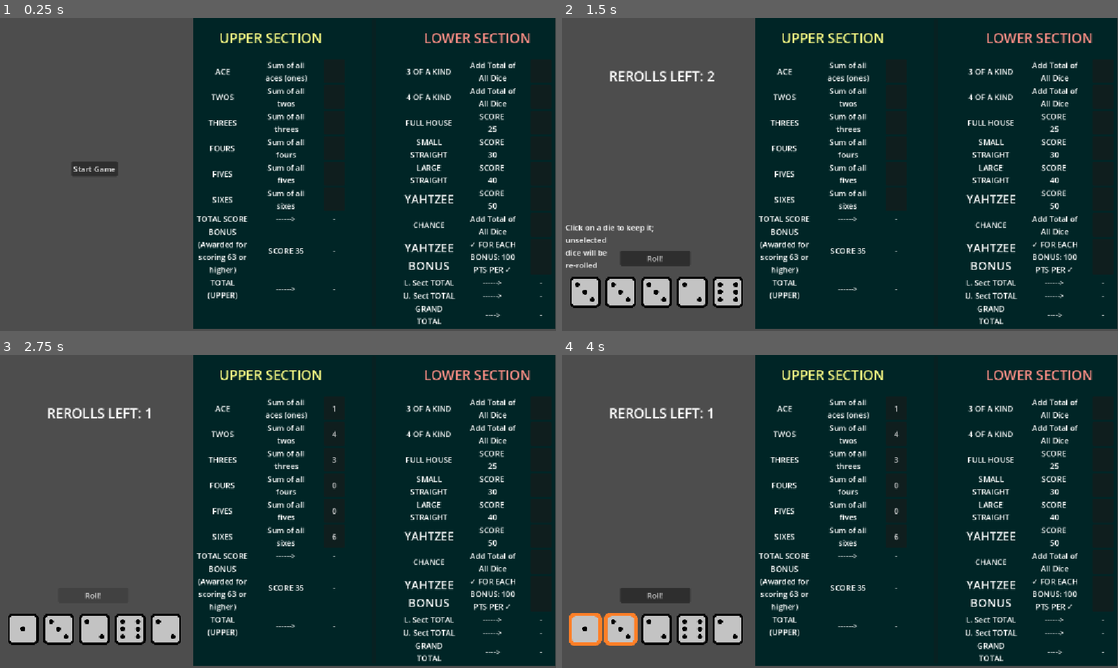
Above: before the commit, frames 1-4 (two rows, left to right).
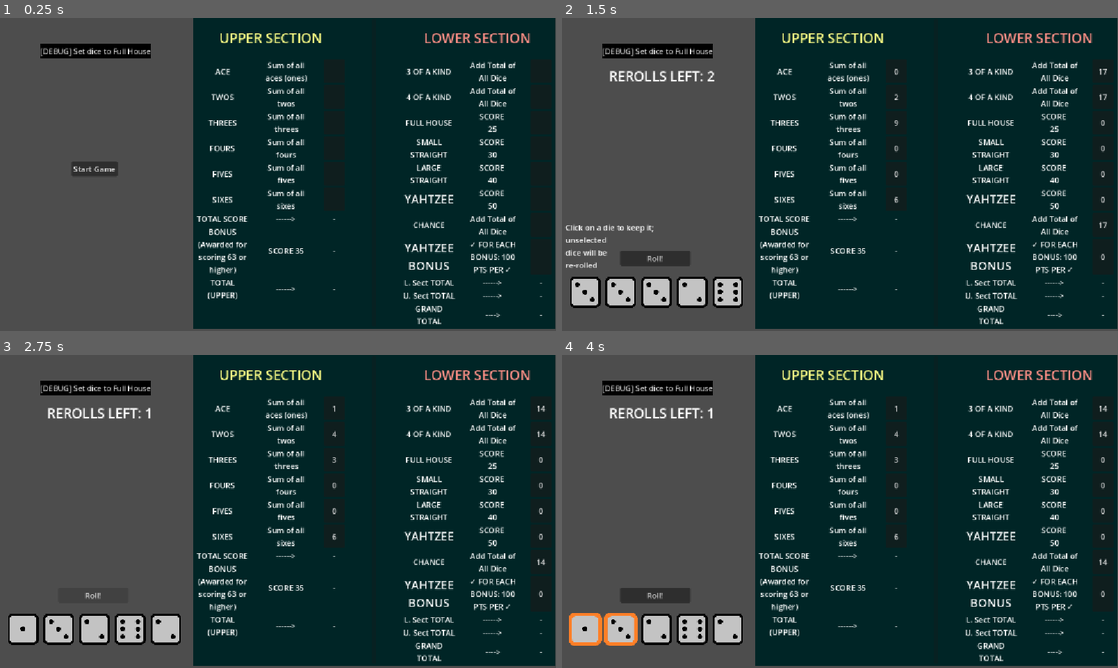
Above: after the commit, the same moments.

Repository: Cuppit/yahtzee
Game: Godot game, scene res://scenes/game_screen/game_screen.tscn
Same seed, same stepped clock (60 frames per second), same inputs: the game is played once before the commit and once after it.
Inputs (mouse positions are in pixels of both pictures, inside the frame that each line leads up to):
- Up to frame 1 (0.25 s): no input
- Up to frame 2 (1.5 s): click (656, 52) at 0.5 s, where only the run after the commit has a clickable "[DEBUG] Set dice to Full House"; click "Start Game" at 1.25 s
- Up to frame 3 (2.75 s): click "Roll!" at 2 s
- Up to frame 4 (4 s): click (584, 630) at 2.75 s; click (623, 630) at 3.5 s

The runs differ from the first frame. In frame 1, 0.8% of the frame differs, in the area x 7-28%, y 8-13%; in frame 2, 1.0%, in the area x 7-98%, y 8-78%; in frame 3, 1.0%; in frame 4, 1.0%.

Commit message:
More work on scoresheet functionality

Diff:
--- a/scenes/dice/dice.gd
+++ b/scenes/dice/dice.gd
@@ -9,6 +9,22 @@
 			vals.append(child.value)
 
 	return vals
+
+# Debug value manually sets the dice to a full house
+func debug_set_dice(to_set):
+	if to_set == "full_house":
+		var first_three = 3
+		for child in get_children():
+			if child is Die:
+				if first_three > 0:
+					child.value = 1
+					first_three -= 1
+				else:
+					child.value = 2
+	elif to_set == "yahtzee":
+		for child in get_children():
+			if child is Die:
+				child.value=6
 
 
 # Identifies which dice are currently pressed (indicating they're "selected"),
--- a/scenes/game_screen/game_screen.gd
+++ b/scenes/game_screen/game_screen.gd
@@ -44,6 +44,7 @@
 
 func _on_btn_game_start_pressed():
 	dice.roll_all()
+	score_sheet.update_options(dice.get_current_roll())
 	# Reset the score sheet
 	# TODO 20260823: If it becomes necessary, write a function to reset the
 	# initial state of the score sheet.
@@ -62,3 +63,8 @@
 
 func _on_tmr_no_rerolls_left_timeout():
 	lbl_no_rerolls_left.visible = false
+
+
+func _on_btn_debug_set_full_house_pressed():
+	dice.debug_set_dice("yahtzee")
+	score_sheet.update_options(dice.get_current_roll())
--- a/scenes/game_screen/game_screen.tscn
+++ b/scenes/game_screen/game_screen.tscn
@@ -3,6 +3,7 @@
 [ext_resource type="Script" uid="uid://deiuhtm3ggecj" path="res://scenes/game_screen/game_screen.gd" id="1_5dyew"]
 [ext_resource type="PackedScene" uid="uid://8v2c77gyhlnq" path="res://scenes/dice/dice.tscn" id="2_4hxb2"]
 [ext_resource type="PackedScene" uid="uid://dgsd1dk4wvb6x" path="res://scenes/score_sheet/score_sheet.tscn" id="3_4hxb2"]
+[ext_resource type="Theme" uid="uid://b3kq74llqlv3x" path="res://assets/themes/minimal/MinimalUI.tres" id="4_3o8ta"]
 
 [node name="GameScreen" type="Control" unique_id=2050456348]
 layout_mode = 3
@@ -95,7 +96,17 @@
 dice will be
 re-rolled"
 
+[node name="btnDebugSetFullHouse" type="Button" parent="." unique_id=1352130837]
+layout_mode = 0
+offset_left = 82.0
+offset_top = 53.0
+offset_right = 289.0
+offset_bottom = 84.0
+theme = ExtResource("4_3o8ta")
+text = "[DEBUG] Set dice to Full House"
+
 [connection signal="pressed" from="btnRoll" to="." method="_on_roll_pressed"]
 [connection signal="pressed" from="btnGameStart" to="." method="_on_btn_game_start_pressed"]
 [connection signal="timeout" from="tmrNoDiceSelectedMsgTimeout" to="." method="_on_tmr_no_dice_selected_msg_timeout_timeout"]
 [connection signal="timeout" from="tmrNoRerollsLeft" to="." method="_on_tmr_no_rerolls_left_timeout"]
+[connection signal="pressed" from="btnDebugSetFullHouse" to="." method="_on_btn_debug_set_full_house_pressed"]
--- a/scenes/score_sheet/score_sheet.gd
+++ b/scenes/score_sheet/score_sheet.gd
@@ -96,6 +96,46 @@
 		lbl_score_fives,lbl_score_sixes,lbl_three_of_a_kind,lbl_four_of_a_kind,lbl_full_house,
 		lbl_small_straight,lbl_large_straight,lbl_yahtzee,lbl_chance,lbl_yahtzee_bonus]
 
+
+func is_full_house(dice_vals):
+	var uniq = {}
+	for val in dice_vals:
+		if uniq.has(val):
+			uniq[val] += 1
+		else:
+			uniq[val] = 1
+	var to_test = uniq.values()
+	to_test.sort()
+	return to_test == [2,3]
+
+
+# Determines the point value of a set of dice in the specified category
+# dice_vals: the array of values of the dice
+# cat: the named category to determine the score for
+func get_score(dice_vals, cat):
+	var score = 0
+	if cat in ["aces","twos","threes","fours","fives","sixes"]:
+		for val in dice_vals:
+			if val == categories_available.keys().find(cat)+1:
+				score += val
+	elif cat in ["three_of_a_kind","four_of_a_kind", "chance"]:
+		for val in dice_vals:
+			score += val
+	elif cat == "full_house":
+		score = 25 if is_full_house(dice_vals) else 0
+	elif cat == "sm_straight":
+		pass
+	elif cat == "lg_straight":
+		pass
+	elif cat == "yahtzee":
+		var is_a_yahtzee = true
+		for val in dice_vals:
+			if val != dice_vals[0]:
+				is_a_yahtzee = false
+		score = 50 if is_a_yahtzee else 0
+
+	return score
+
 # Updates score values portrayed on the
 # TODO 20260824: FINISH update_options() FUNCTION
 # Decide optimal procedure (generate scores for this point in the game first,
@@ -116,9 +156,16 @@
 	var cats = categories_available.keys()
 	for cat in range(0,len(cats)):
 		score = 0
-		if categories_available.keys()[cat] in ["aces","twos","threes","fours","fives","sixes"]:
+		if cats[cat] in ["aces","twos","threes","fours","fives","sixes"]:
 			for val in dice_vals:
 				if val == cat+1:
 					score += val
 			print("About to write to the object")
-			score_buttons[cat].text = str(score)
+		elif cats[cat] in ["three_of_a_kind","four_of_a_kind"]:
+			for val in dice_vals:
+				score += val
+		elif cats[cat] == "full_house":
+			score = 25 if is_full_house(dice_vals) else 0
+
+		if categories_available[cats[cat]]:
+			score_buttons[cat].text = str(get_score(dice_vals, cats[cat]))
